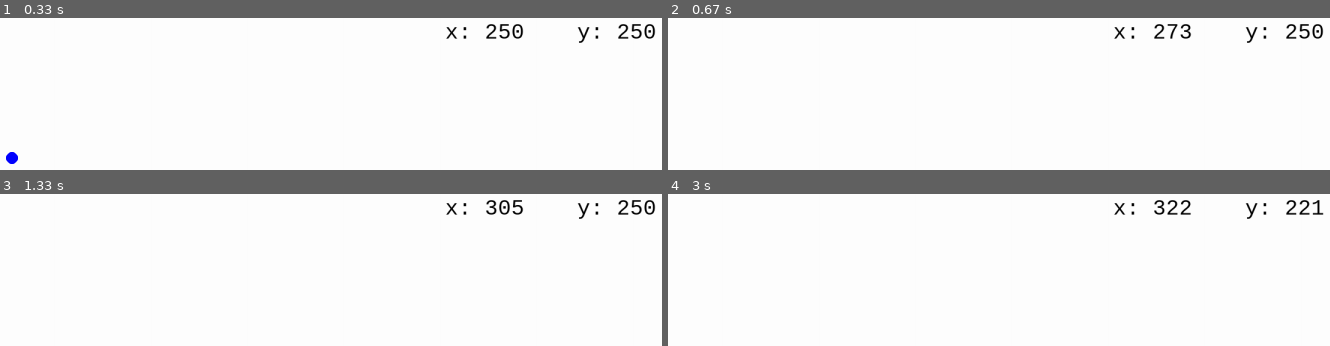
Above: before the commit, frames 1-4 (two rows, left to right).
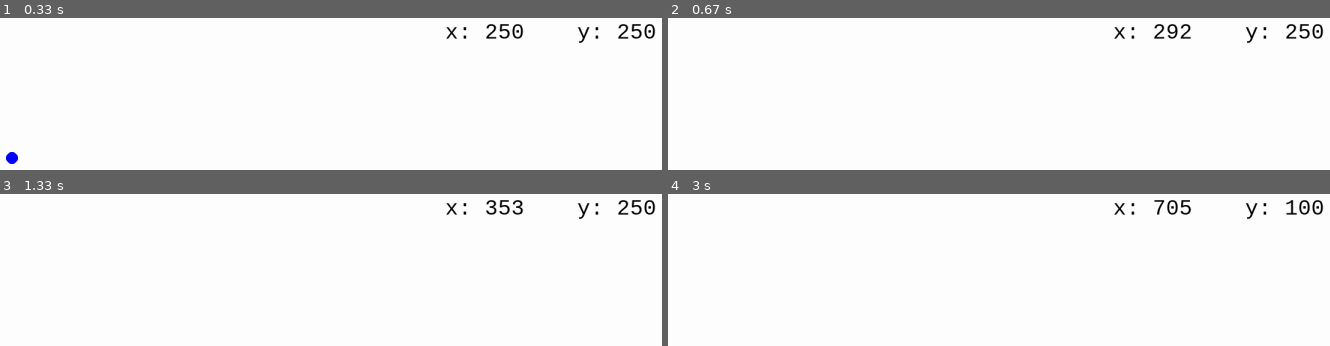
Above: after the commit, the same moments.

Repository: ColorLime90/intro_programmering
Game: pygame game, started from mastergame.py
The game is run twice, just before and just after one commit, with the same random seed, the same clock (stepped at 60 frames per second) and the same inputs.
Inputs:
- Up to frame 1 (0.33 s): no input
- Up to frame 2 (0.67 s): hold Q from 0.33 s (still down); hold Right from 0.33 s (still down)
- Up to frame 3 (1.33 s): release Q at 0.8 s; release Right at 0.8 s; tap A at 0.83 s; hold Right from 1.17 s (still down)
- Up to frame 4 (3 s): release Right at 1.63 s; hold Up 1.67-1.97 s; tap E at 1.82 s; hold Right 2-2.47 s; hold Left from 2.5 s (still down)

Frame 1 is identical in both runs. In frame 2, 0.2% of the frame differs, in the area x 75-80%, y 3-14%; in frame 3, 0.2%; in frame 4, 0.6%, in the area x 73-100%, y 3-14%.

Commit message:
2025-05-06 Practices och yatzy

Diff:
--- a/mastergame.py
+++ b/mastergame.py
@@ -25,7 +25,7 @@
 
 speed_max = 100
 acceleration = 0.2  # +
-retardation = 0.1   # -
+retardation = 0.05   # -
 
 # Startposition
 x = 250
@@ -45,6 +45,10 @@
 
 ball = pygame.sprite.Sprite()
 ball.radius = 10
+
+enemy_balls = pygame.sprite.Group()
+enemy_ball_radius = 3
+timer_enemy_ball = 0
 
 antal_studs = 0
 cornertext = "x: xxxx   y: yyy"
@@ -127,8 +131,6 @@
             y_speed = speed_max
 
 
-
-
     if a_or_d:
         x_speed = 0
     if w_or_s:
@@ -166,28 +168,42 @@
 
 
     x += x_speed
-    if x_speed > 0:
+    if x_speed > 0 and move_right == False:
         if x_speed + retardation <= 0:
             x_speed = 0
         else:
             x_speed -= retardation
-    if x_speed < 0:
+    if x_speed < 0 and move_left == False:
         if x_speed + retardation >= 0:
             x_speed = 0
         else:
             x_speed += retardation
 
     y += y_speed
-    if y_speed > 0:
+    if y_speed > 0 and move_down == False:
         if y_speed + retardation <= 0:
             y_speed = 0
         else:
             y_speed -= retardation
-    if y_speed < 0:
+    if y_speed < 0 and move_up == False:
         if y_speed + retardation >= 0:
             y_speed = 0
         else:
             y_speed += retardation
+
+    '''
+
+    timer_enemy_ball += 1
+
+    if timer_enemy_ball == 100:
+        timer_enemy_ball = 0
+
+        enemy_ball_side = random.randint(1, 4)
+        if enemy_ball_side == 1:
+            enemy_ball = pygame.sprite.Sprite()
+            enemy_ball_radius
+
+    '''
 
     # Textwindows
     cornertext_x = str(int(x))
--- /dev/null
+++ b/practice1.py
@@ -0,0 +1,18 @@
+def medelvärde(lista):
+    if len(lista) > 0:
+        summa = 0
+        for tal in lista:
+            summa += tal
+        return (summa // len(lista))
+    else:
+        print("error: unvalid list length")
+
+serie_1 = []
+
+inmatning = input("serie_1: ")
+while inmatning.isdigit():
+    inmatning = int(inmatning)
+    serie_1.append(inmatning)
+    inmatning = input("serie_1: ")
+
+print(medelvärde(serie_1))
--- /dev/null
+++ b/practice2.py
@@ -0,0 +1,24 @@
+serie = [9, 1, 72, 2, 13, 5]
+
+def minsta_talet(lista):
+    minsta = False
+    for tal in lista:
+        if minsta == False:
+            minsta = tal
+        if tal < minsta:
+            minsta = tal
+    return minsta
+
+def största_talet(lista):
+    största = False
+    for tal in lista:
+        if största == False:
+            största = tal
+        if tal > största:
+            största = tal
+    return största
+
+
+print(minsta_talet(serie))
+
+print(största_talet(serie))
--- /dev/null
+++ b/practice3.py
@@ -0,0 +1,10 @@
+serie = [9, 1, 72, 2, 13, 5, 52, 87]
+
+def räkna_över_gräns(lista, gräns):
+    antal = 0
+    for tal in lista:
+        if tal >= gräns:
+            antal += 1
+    return antal
+
+print(räkna_över_gräns(serie, 50))
--- /dev/null
+++ b/practice4_yatzy.py
@@ -0,0 +1,41 @@
+''' Vad är sannolikheten att du får yatzy?'''
+import random
+
+def kasta_tärningar():
+    tärningar = []
+    for i in range(5):
+        tärningar.append(random.randint(1, 6))
+    return tärningar
+
+def kasta_antal_gånger(antal):
+    kastserie = []
+    for i in range(antal):
+        kastserie.append(kasta_tärningar())
+    return kastserie
+
+def kolla_för_yatzy(lista):
+    for tärning in lista:
+        if tärning != lista[0]:
+            return False
+    return True
+
+def kolla_för_yatzy_kastserie(kastserie):
+    antal_false = 0
+    antal_true = 0
+    for kast in kastserie:
+        for tärning in kast:
+            if tärning != kast[0]:
+                antal_false += 1
+                redan_false = True
+        if redan_false != True:
+            antal_true += 1
+        redan_false = False
+    return [antal_true, antal_false]
+
+def räkna_yatzys():
+
+    print(kolla_för_yatzy([1, 1, 1, 1, 1]))
+
+
+
+print(kolla_för_yatzy_kastserie(kasta_antal_gånger(5)))
Not shown, changed: readme.md
